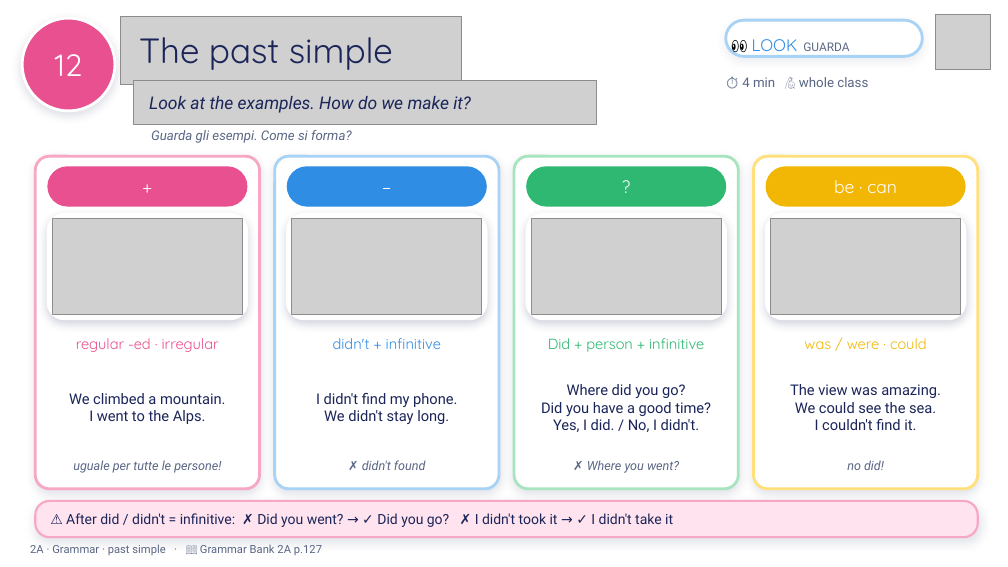
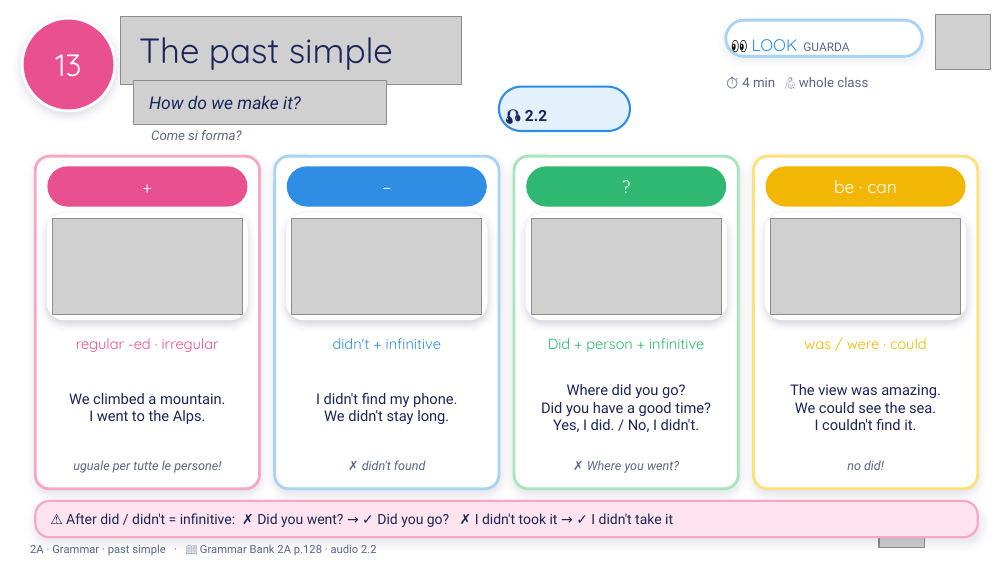
Before and after one commit to londonlanguageschool/Bagheria-, a slide deck: slide 13 of materials/A2/A2_2A_Wheres_my_passport_v3.pptx (slide 12 before the commit). Drawn at 1008x567 pixels with LibreOffice and Linux fonts; fonts in the diff are those of the drawing; grey boxes stand for pictures; background and template pictures are left out. Boxes give left, top, right and bottom in pixels: in the first picture for what was removed or moved away, otherwise in the second. Text is boxed around its words. In the diff, an @@ line names an element or a change of style, - is before the commit and + after.

```diff
--- a/materials/A2/A2_2A_Wheres_my_passport_v3.pptx
+++ b/materials/A2/A2_2A_Wheres_my_passport_v3.pptx
@@ text in ellipse at box(55, 54, 81, 77): text changed @@
-12
+13
@@ picture: place and size @@
-picture at box(133, 81, 597, 125)
+picture at box(133, 81, 386, 125)
@@ rounded rectangle added at box(499, 87, 630, 131), fill #E3F1FD, outline #2F8DE4 1.5 pt, 11 pt, text #1B2559, bold @@
+🎧 2.2
@@ text at box(149, 96, 301, 109): text changed @@
-Look at the examples. How do we make it?
+How do we make it?
@@ text at box(151, 130, 242, 140): text changed @@
-Guarda gli esempi. Come si forma?
+Come si forma?
@@ picture added at box(879, 502, 924, 547) @@
@@ text at box(30, 544, 377, 555): text changed @@
-2A · Grammar · past simple · 📖 Grammar Bank 2A p.127
+2A · Grammar · past simple · 📖 Grammar Bank 2A p.128 · audio 2.2
```
Also in this commit, not shown: 9 other slides changed, 4 slides added, 1 slide removed, 1 other file.
